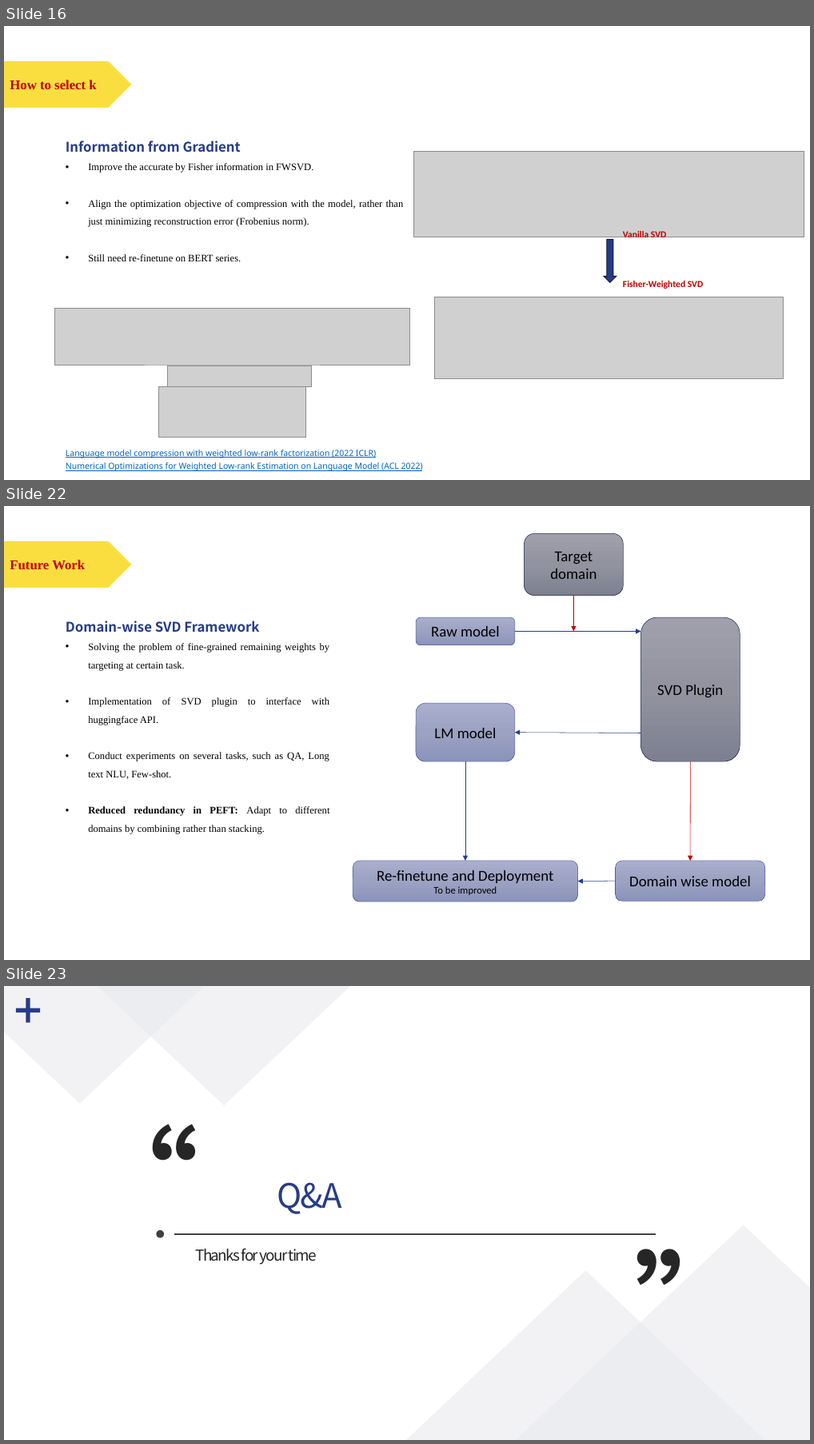
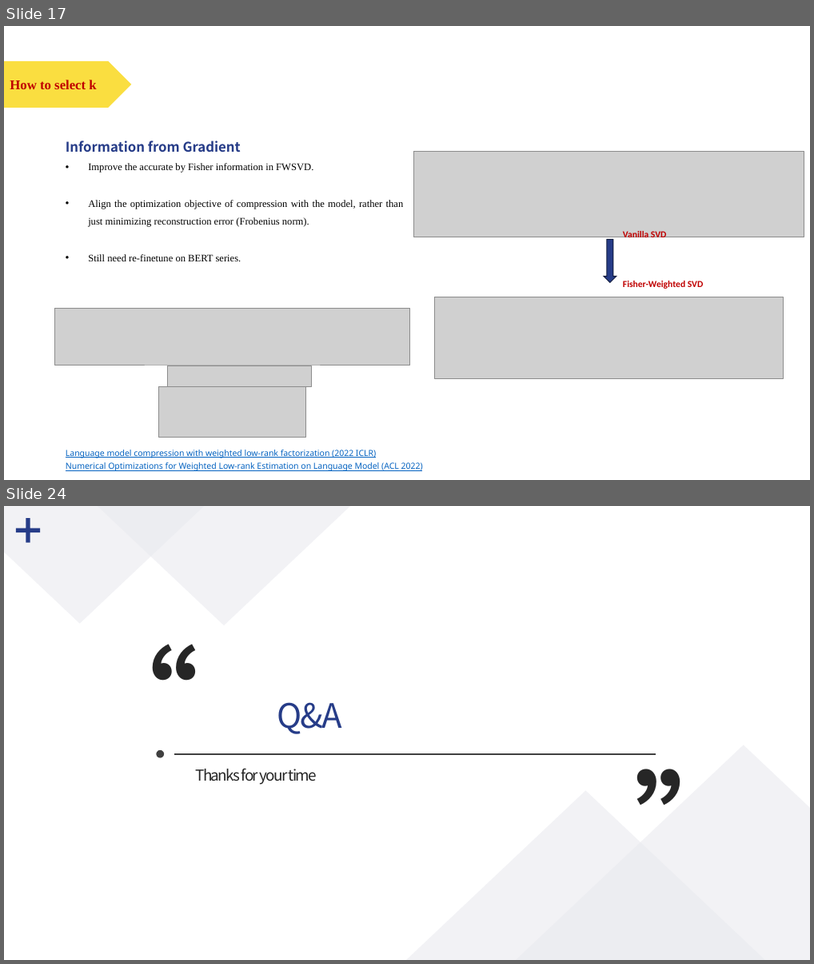
Before and after one commit to polarispw/MSBD5014-IP, a slide deck: docs/Matrix Factorization & LLM Compression.pptx. Shown one above the other, each under a label of ours: slides 16, 22 and 23 before the commit, slides 17 and 24 after it; the slides between them are not shown. The pictures are 814x1444 and 814x964 pixels, drawn with LibreOffice and Linux fonts; fonts in the diff are those of the drawing; grey boxes stand for pictures. Boxes give left, top, right and bottom in pixels: in the first picture for what was removed or moved away, otherwise in the second. Text is boxed around its words. In the diff, an @@ line names an element or a change of style, - is before the commit and + after.

Commit message:
collate codes
LoRA finetune to be implemented

```diff
--- a/docs/Matrix Factorization & LLM Compression.pptx
+++ b/docs/Matrix Factorization & LLM Compression.pptx
@@ slide 22 removed at bbox=[4, 506, 810, 960], background #FFFFFF @@
@@ pentagon arrow removed at bbox=[4, 541, 132, 588] @@
@@ rounded rectangle removed at bbox=[524, 533, 623, 595] @@
-Target domain
@@ text removed at bbox=[10, 560, 85, 570] @@
-Future Work
@@ arrow removed from (574, 596) to (574, 632) @@
@@ text removed at bbox=[66, 620, 330, 834] @@
-Domain-wise SVD Framework
-• Solving the problem of fine-grained remaining weights by targeting at certain task.
-• Implementation of SVD plugin to interface with huggingface API.
-• Conduct experiments on several tasks, such as QA, Long text NLU, Few-shot.
-• Reduced redundancy in PEFT: Adapt to different domains by combining rather than stacking.
@@ rounded rectangle removed at bbox=[416, 617, 515, 645] @@
-Raw model
@@ rounded rectangle removed at bbox=[641, 617, 740, 761] @@
-SVD Plugin
@@ arrow removed from (515, 632) to (641, 632) @@
@@ rounded rectangle removed at bbox=[416, 704, 515, 762] @@
-LM model
@@ arrow removed from (641, 733) to (515, 732) @@
@@ arrow removed from (466, 761) to (466, 860) @@
@@ arrow removed from (690, 761) to (690, 860) @@
@@ rounded rectangle removed at bbox=[353, 860, 578, 902] @@
-Re-finetune and Deployment
-To be improved
@@ rounded rectangle removed at bbox=[616, 860, 766, 901] @@
-Domain wise model
@@ arrow removed from (616, 880) to (578, 881) @@
@@ what was slide 16 is now slide 17 @@
@@ what was slide 23 is now slide 24 @@
```
Also in this commit, not shown: 4 slides changed, 3 slides added, 1 other slide removed, 14 other files.
